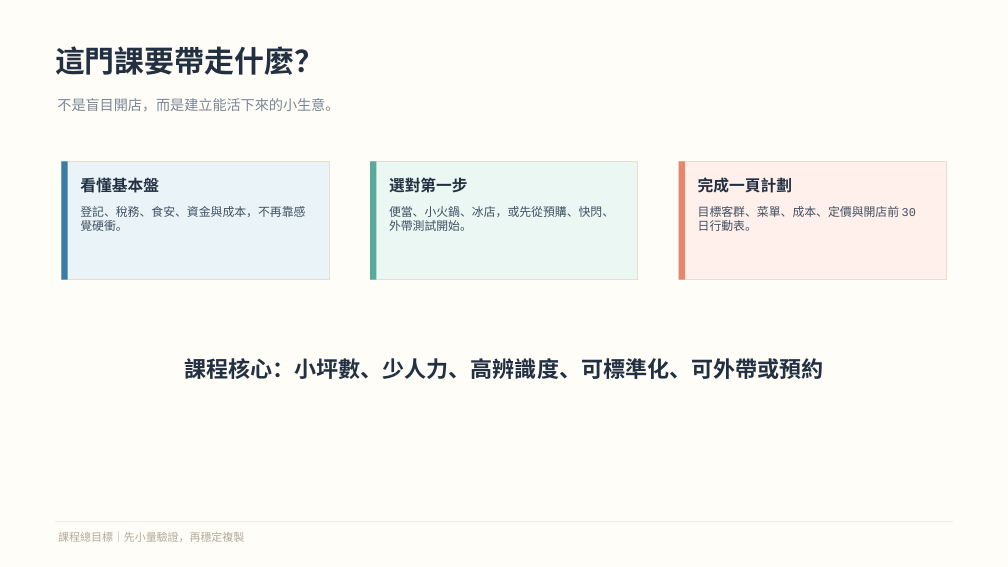
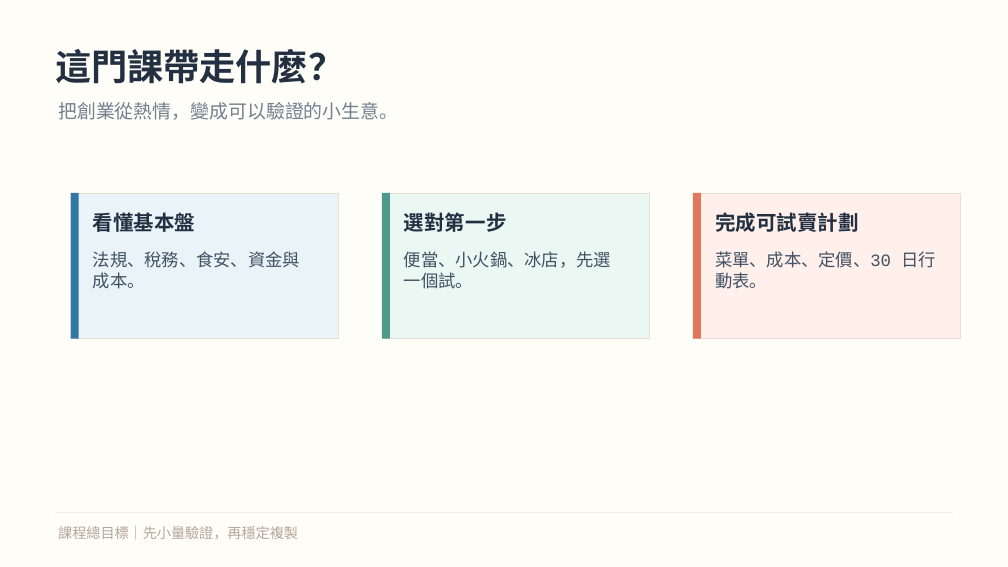
Before and after one commit to davidivy/20260601-new, a slide deck: slide 2 of 微型餐飲創業教學簡報_葉佳山.pptx. Drawn at 1008x567 pixels with LibreOffice and Linux fonts; fonts in the diff are those of the drawing. Boxes give left, top, right and bottom in pixels: in the first picture for what was removed or moved away, otherwise in the second. Text is boxed around its words. In the diff, an @@ line names an element or a change of style, - is before the commit and + after.

```diff
--- a/微型餐飲創業教學簡報_葉佳山.pptx
+++ b/微型餐飲創業教學簡報_葉佳山.pptx
@@ text at (55,49,344,84): text changed; size 28.5 to 34.5 pt @@
-這門課要帶走什麼？
+這門課帶走什麼？
@@ text at (58,102,398,120): text changed; size 13.5 to 18 pt; text colour #7B8794 to #728090 @@
-不是盲目開店，而是建立能活下來的小生意。
+把創業從熱情，變成可以驗證的小生意。
@@ rectangle: place and size @@
-rectangle at (61,162,329,280)
+rectangle at (71,193,339,339)
@@ rectangle: place and size @@
-rectangle at (61,162,67,280)
+rectangle at (71,193,79,339)
@@ rectangle at (71,193,79,339): fill #3A7CA5 to #2F78A6 @@
@@ rectangle: place and size @@
-rectangle at (371,162,638,280)
+rectangle at (382,193,650,339)
@@ rectangle: place and size @@
-rectangle at (371,162,377,280)
+rectangle at (382,193,389,339)
@@ rectangle at (382,193,389,339): fill #5BA99A to #4D9A8C @@
@@ rectangle: place and size @@
-rectangle at (679,162,947,280)
+rectangle at (693,193,961,339)
@@ rectangle: place and size @@
-rectangle at (679,162,685,280)
+rectangle at (693,193,701,339)
@@ rectangle at (693,193,701,339): fill #E8866C to #E1765E @@
@@ text "看懂基本盤": place and size @@
-text "看懂基本盤" at (80,178,159,193)
+text "看懂基本盤" at (93,212,196,232)
@@ text "看懂基本盤" at (93,212,196,232): size 15 to 19.5 pt @@
@@ text "選對第一步" at (404,212,507,232): size 15 to 19.5 pt @@
@@ text "選對第一步": place and size @@
-text "選對第一步" at (389,177,468,193)
+text "選對第一步" at (404,212,507,232)
@@ text at (715,212,859,232): text changed; size 15 to 19.5 pt @@
-完成一頁計劃
+完成可試賣計劃
@@ text at (93,251,300,289): text changed; size 11.2 to 16.5 pt @@
-登記、稅務、食安、資金與成本，不再靠感覺硬衝。
+法規、稅務、食安、資金與成本。
@@ text at (404,251,611,289): text changed; size 11.2 to 16.5 pt @@
-便當、小火鍋、冰店，或先從預購、快閃、外帶測試開始。
+便當、小火鍋、冰店，先選一個試。
@@ text at (715,251,936,289): text changed; size 11.2 to 16.5 pt @@
-目標客群、菜單、成本、定價與開店前 30 日行動表。
+菜單、成本、定價、30 日行動表。
@@ text removed at (184,358,823,379) @@
-課程核心：小坪數、少人力、高辨識度、可標準化、可外帶或預約
@@ rectangle: place and size @@
-rectangle at (55,522,954,523)
+rectangle at (55,512,954,513)
@@ rectangle at (55,512,954,513): fill #EFE7DA to #EEE5D8 @@
@@ text "課程總目標｜先小量驗證，再穩定複製" at (58,526,298,539): size 10.5 to 13.5 pt, text colour #B5A99A to #B3A79B @@
```
Also in this commit, not shown: 13 other slides changed, 1 slide added, 2 slides removed, 1 other file.
